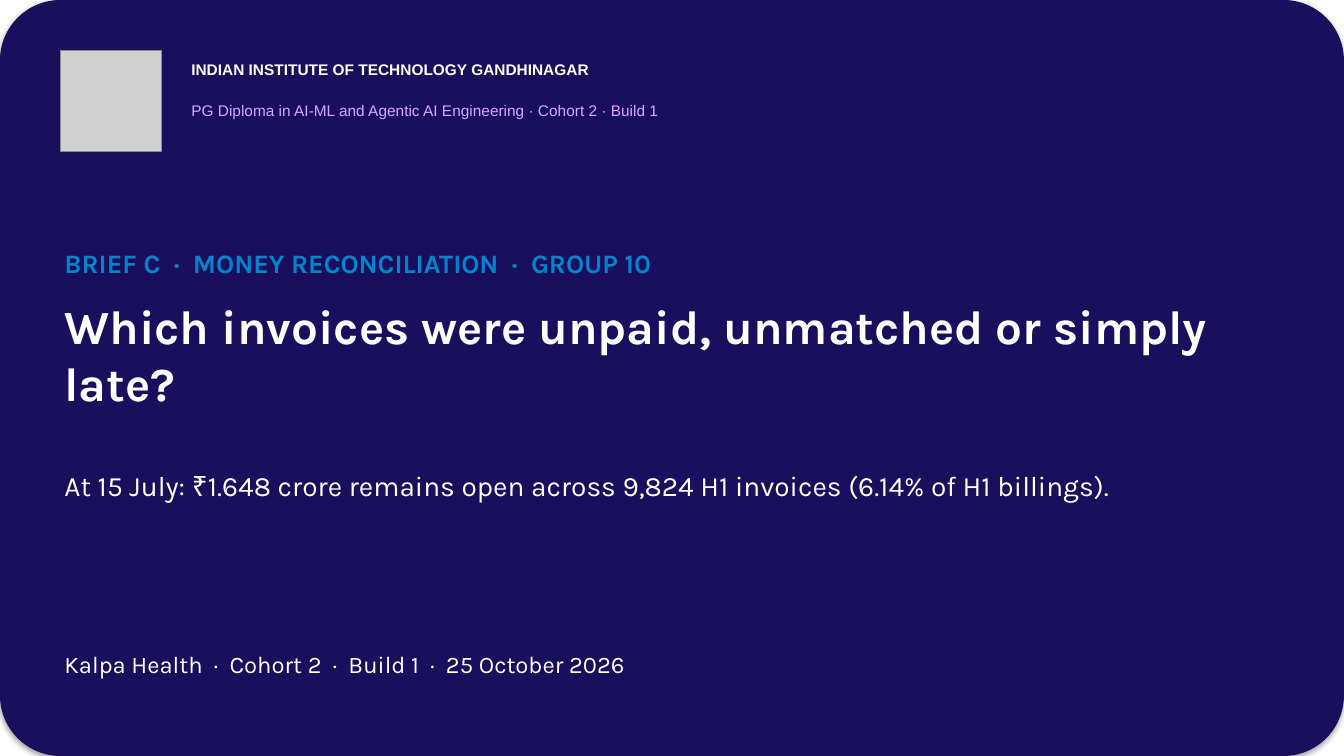
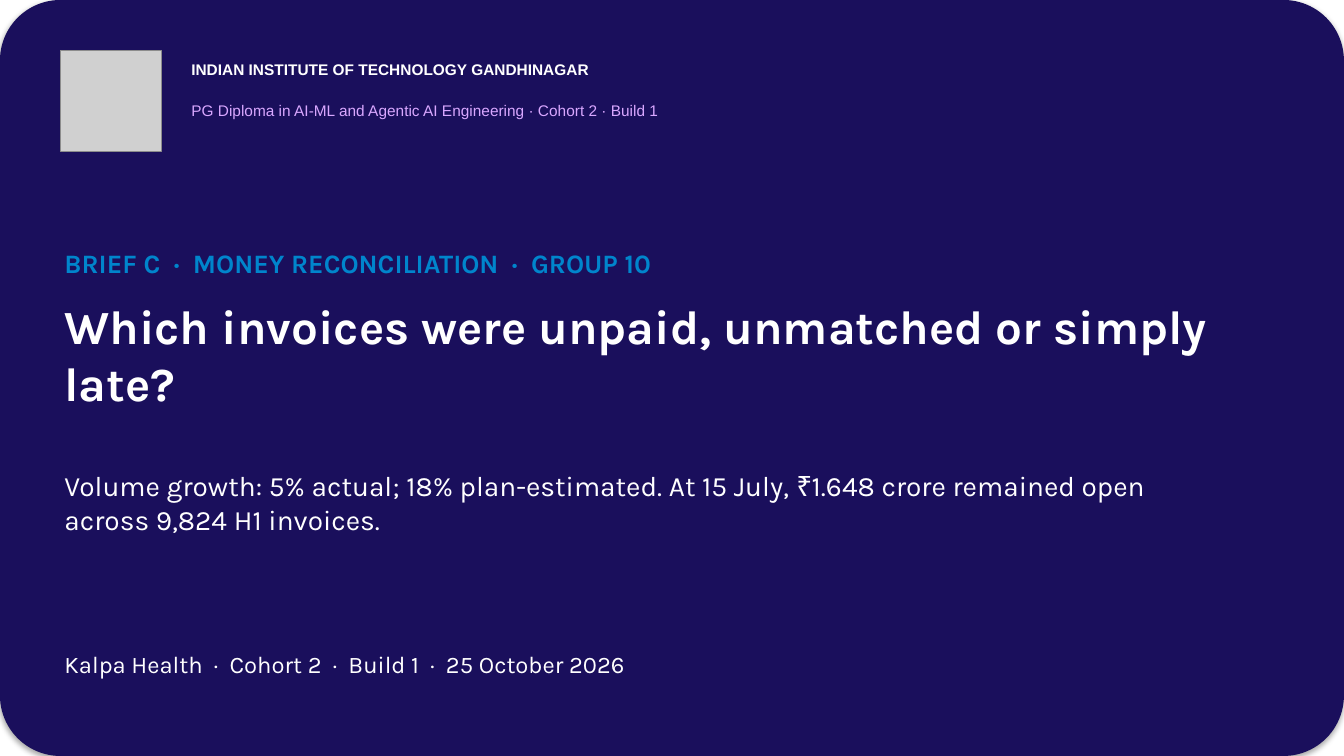
Before and after one commit to RishabhInTech/c2-build1-brief-C-group-10, a slide deck: slide 1 of slides/Group10_Brief_C.pptx. Drawn at 1344x756 pixels with LibreOffice and Linux fonts; fonts in the diff are those of the drawing; grey boxes stand for pictures. Boxes give left, top, right and bottom in pixels: in the first picture for what was removed or moved away, otherwise in the second. Text is boxed around its words. In the diff, an @@ line names an element or a change of style, - is before the commit and + after.

```diff
--- a/slides/Group10_Brief_C.pptx
+++ b/slides/Group10_Brief_C.pptx
@@ text at bbox=[64, 476, 1145, 533]: text changed @@
-At 15 July: ₹1.648 crore remains open across 9,824 H1 invoices (6.14% of H1 billings).
+Volume growth: 5% actual; 18% plan-estimated. At 15 July, ₹1.648 crore remained open across 9,824 H1 invoices.
```
Also in this commit, not shown: 1 other slide changed, 17 other files.
